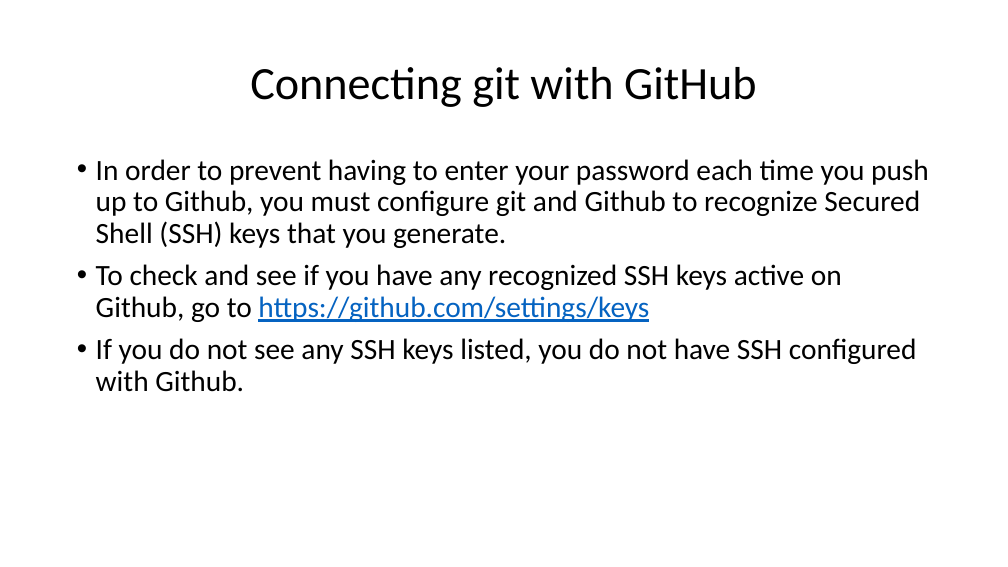
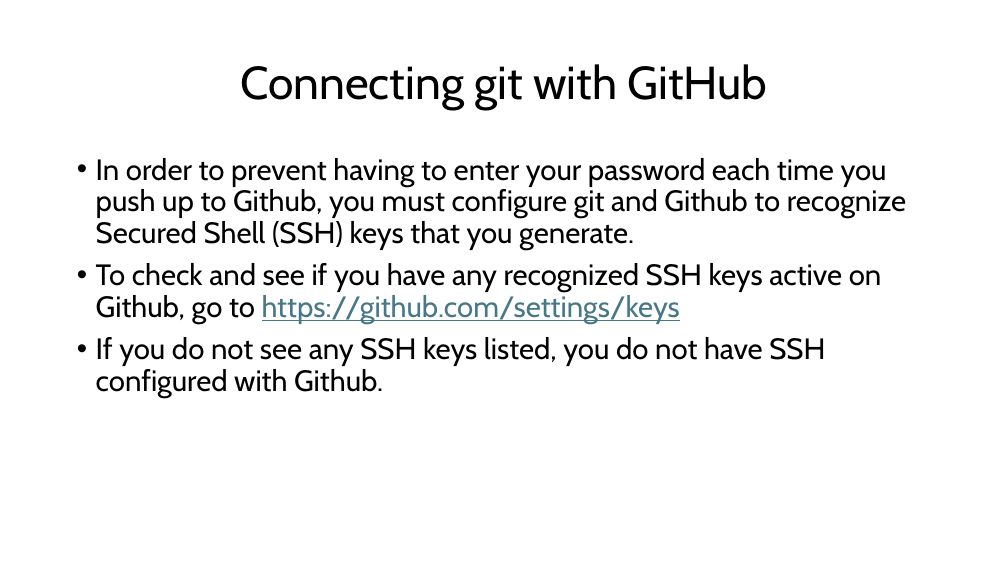
Before and after one commit to praneethcheraku-collab/DevOps, a slide deck: slide 18 of Git.pptx (slide 14 before the commit). Drawn at 1008x567 pixels with LibreOffice and Linux fonts; fonts in the diff are those of the drawing. Boxes give left, top, right and bottom in pixels: in the first picture for what was removed or moved away, otherwise in the second. Text is boxed around its words. In the diff, an @@ line names an element or a change of style, - is before the commit and + after.

```diff
--- a/Git.pptx
+++ b/Git.pptx
@@ title "Connecting git with GitHub" at bbox=[240, 64, 767, 110]: font Calibri to Cabin @@
@@ text "In order to prevent having ..." at bbox=[96, 158, 906, 398]: font Calibri to Cabin; text colour #0563C1 to #467886 in "https://github.com/settings/keys" @@
```
Also in this commit, not shown: 18 other slides changed, 7 slides added, 1 slide removed.
